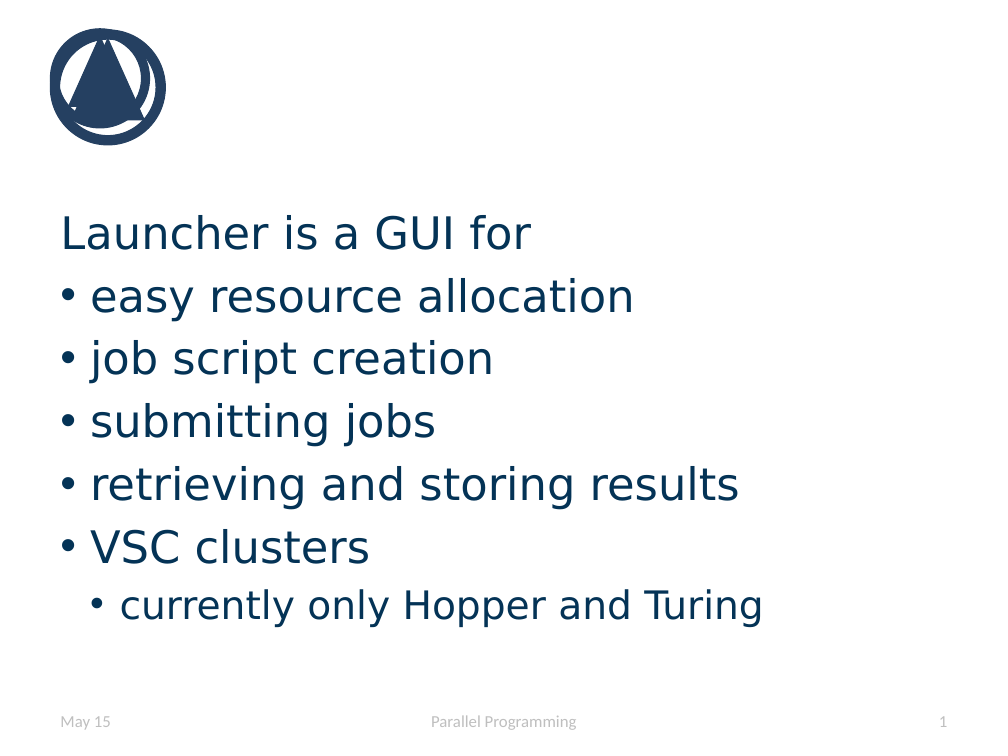
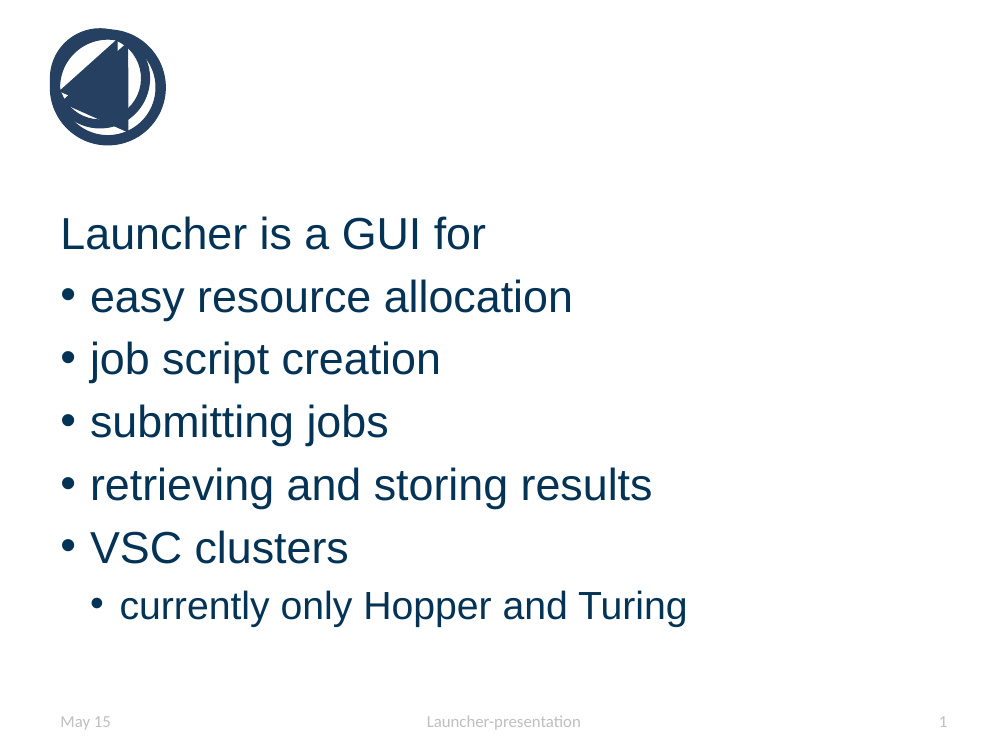
Before and after one commit to hpcuantwerpen/Launcher, a slide deck: slide 2 of Launcher-presentation.pptx. Drawn at 1008x756 pixels with LibreOffice and Linux fonts; fonts in the diff are those of the drawing; background and template pictures are left out. Boxes give left, top, right and bottom in pixels: in the first picture for what was removed or moved away, otherwise in the second. Text is boxed around its words. In the diff, an @@ line names an element or a change of style, - is before the commit and + after.

```diff
--- a/Launcher-presentation.pptx
+++ b/Launcher-presentation.pptx
@@ rotation 0 to 24 degrees in 4 elements at [60, 28, 146, 117], [35, 13, 165, 144], [32, 12, 184, 164], [61, 28, 161, 132] @@
@@ text "Launcher is a GUI for" at [60, 216, 688, 627]: font DejaVu Sans to Arial @@
@@ text at [427, 715, 581, 729]: text changed @@
-Parallel Programming
+Launcher-presentation
```
Also in this commit, not shown: 1 other slide changed, 17 slides added, 5 other files.
